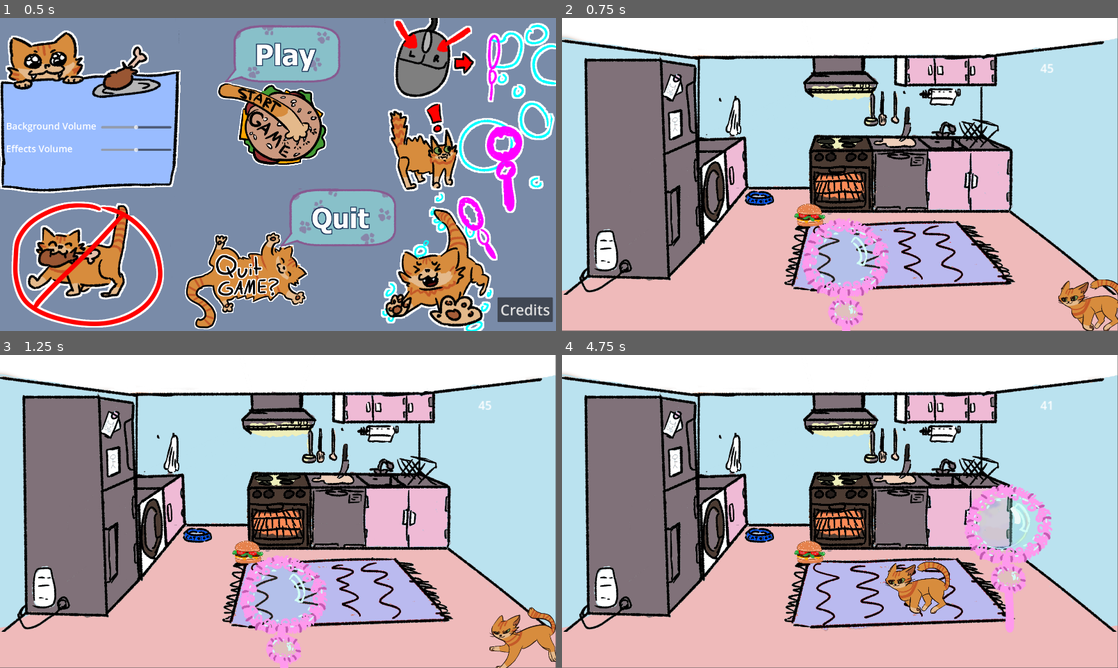
Above: before the commit, frames 1-4 (two rows, left to right).
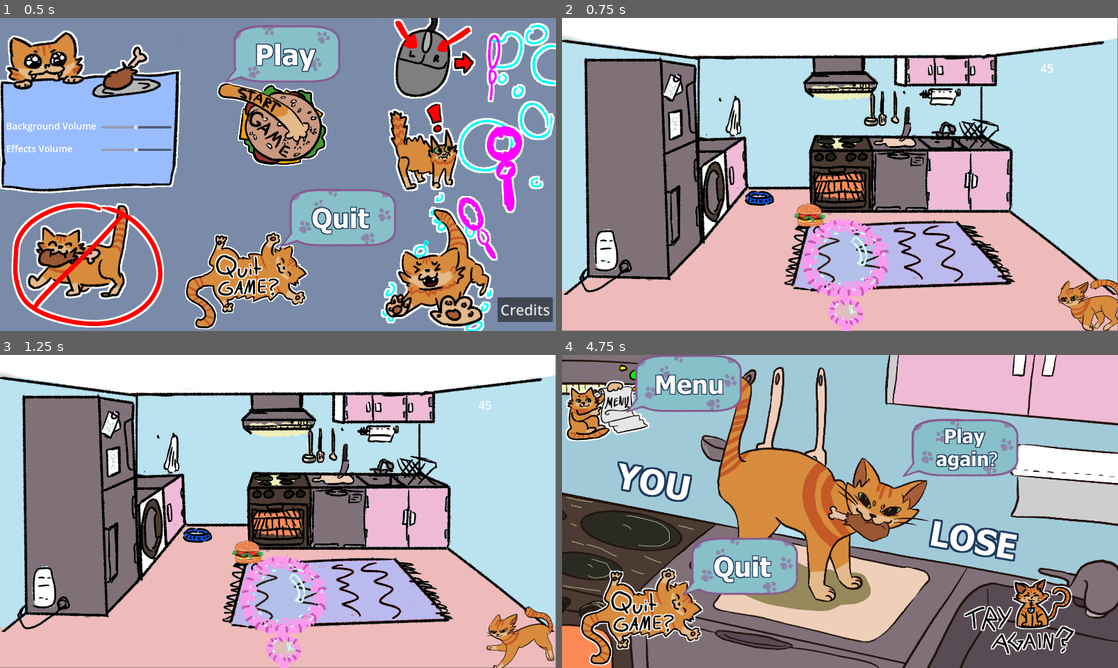
Above: after the commit, the same moments.

Repository: LuckyDiamond2/GGJ2025-Snack-attack-Bubble-Trouble
Game: Godot game, scene res://scenes/title_screen.tscn
Two runs of this game, one before a commit and one after it. Both use one fixed random seed, a clock stepped at 60 frames per second and the inputs below.
Inputs (mouse positions are in pixels of both pictures, inside the frame that each line leads up to):
- Up to frame 1 (0.5 s): no input
- Up to frame 2 (0.75 s): click (845, 52) at 0.5 s
- Up to frame 3 (1.25 s): no input
- Up to frame 4 (4.75 s): move the mouse to (962, 495) at 1.27 s; click (962, 495) at 1.42 s; move the mouse to (728, 527) at 2.02 s; click (728, 527) at 2.17 s; move the mouse to (895, 442) at 2.77 s; click (895, 442) at 2.92 s; move the mouse to (812, 574) at 3.52 s; click (812, 574) at 3.67 s; move the mouse to (1006, 558) at 4.27 s; click (1006, 558) at 4.42 s

Frame 1 is identical in both runs. In frame 2, 0.2% of the frame differs, in the area x 89-100%, y 83-100%; in frame 3, 0.8%; in frame 4, 96%, in the area x 0-100%, y 0-100%.

Commit message:
make cat run away instead of despawn

Diff:
--- a/scenes/cats/cat.gd
+++ b/scenes/cats/cat.gd
@@ -16,14 +16,17 @@
 
 var player
 
+var despawnTimer: Timer
+
 enum {
 	IDLE,
 	WANDER,
-	CHASE
+	CHASE,
+	ESCAPE
 }
 
 var state = CHASE
-var lifeCount: int = 2 # TODO: change to 9 after testing
+var lifeCount: int = 9
 
 func seek_Food():
 	if foodDetectionZone2.can_see_food():
@@ -55,13 +58,29 @@
 			seek_Food()
 			if food:
 				var direction = (food.position - position).normalized()
+				velocity = velocity.move_toward(direction * MAX_SPEED * 1.5, ACCELERATION * 1.5 * delta)
+
+				if direction.x > 0:
+					sprite.flip_h = true # Moving right
+				elif direction.x < 0:
+					sprite.flip_h = false # Moving left
+		ESCAPE:
+			if food:
+				var direction = -(food.position - position).normalized()
 				velocity = velocity.move_toward(direction * MAX_SPEED, ACCELERATION * delta)
 
 				if direction.x > 0:
 					sprite.flip_h = true # Moving right
 				elif direction.x < 0:
 					sprite.flip_h = false # Moving left
+			else:
+				var direction = Vector2(0.2, -1).normalized()
+				velocity = velocity.move_toward(direction * MAX_SPEED, ACCELERATION * delta)
 
+				if direction.x > 0:
+					sprite.flip_h = true # Moving right
+				elif direction.x < 0:
+					sprite.flip_h = false # Moving left
 	linear_velocity = velocity
 
 
@@ -83,7 +102,10 @@
 				player.play()
 
 		if lifeCount <= 0:
-			get_parent().get_parent().on_cat_despawn.emit(self)
+			state = ESCAPE
+			despawnTimer = CleanupTimer.new_timer(self)
+			despawnTimer.setup()
+			despawnTimer.start()
 
 
 func _on_timer_timeout() -> void:
--- a/scripts/cleanup_timer.gd
+++ b/scripts/cleanup_timer.gd
@@ -14,5 +14,5 @@
 	connect("timeout", _on_timer_timeout)
 
 func _on_timer_timeout() -> void:
+	node.queue_free()
 	queue_free()
-	node.queue_free()
